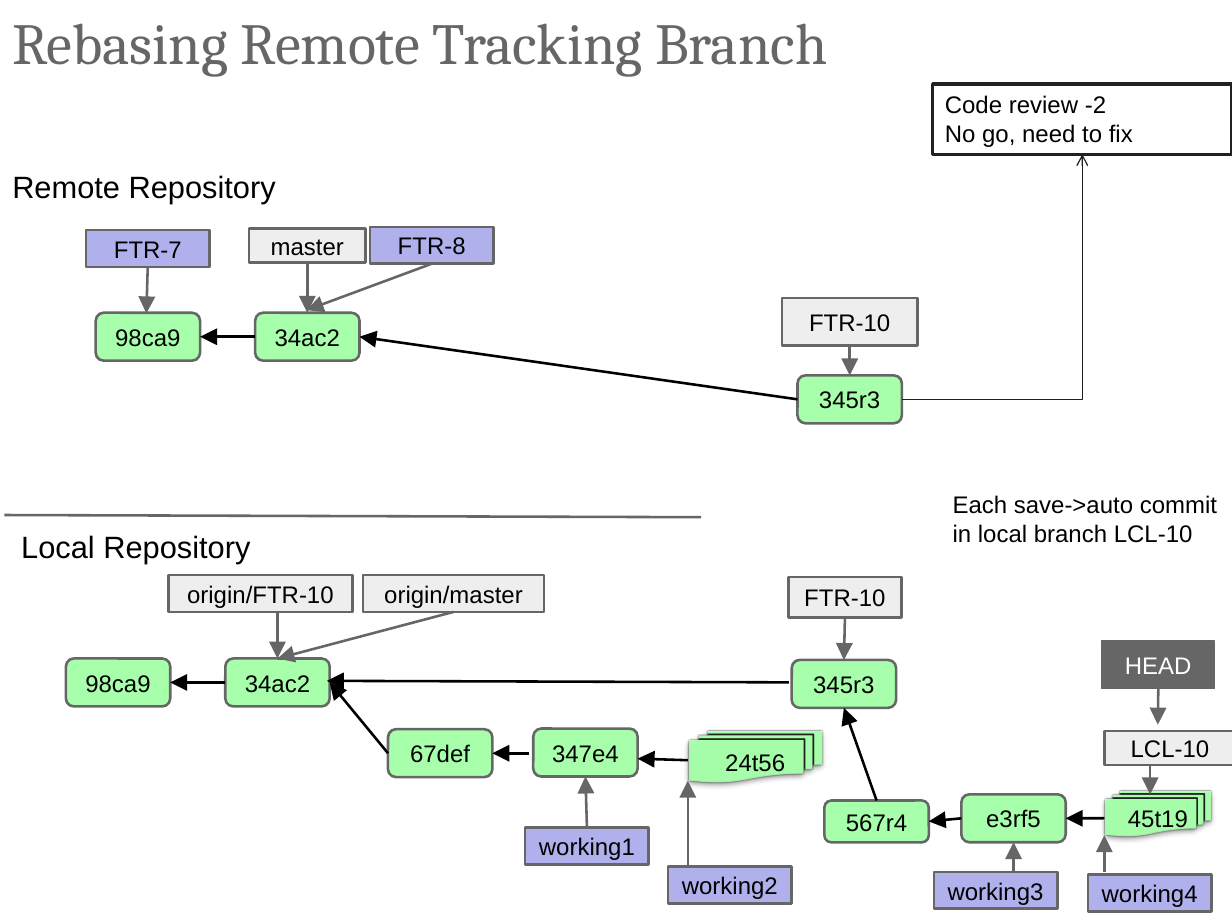
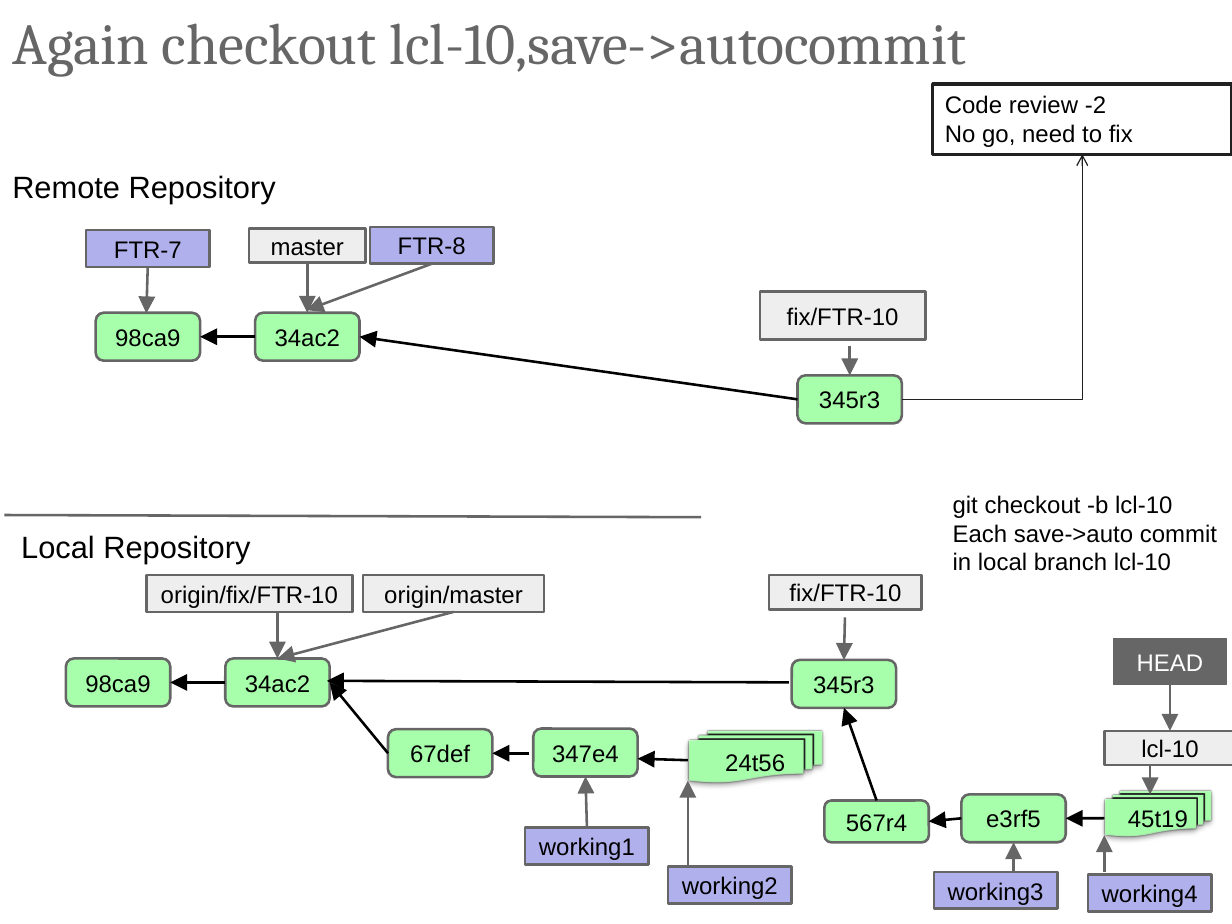
Before and after one commit to ilyaro/mysite, a slide deck: slide 15 of WorkStuff/Courses/Git/Git_Gitlab_Best_Practices/Git_Gitlab_BestPractices.pptx (slide 14 before the commit). Drawn at 1232x924 pixels with LibreOffice and Linux fonts; fonts in the diff are those of the drawing. Boxes give left, top, right and bottom in pixels: in the first picture for what was removed or moved away, otherwise in the second. Text is boxed around its words. In the diff, an @@ line names an element or a change of style, - is before the commit and + after.

```diff
--- a/WorkStuff/Courses/Git/Git_Gitlab_Best_Practices/Git_Gitlab_BestPractices.pptx
+++ b/WorkStuff/Courses/Git/Git_Gitlab_Best_Practices/Git_Gitlab_BestPractices.pptx
@@ title at (12,23,966,77): text changed @@
-Rebasing Remote Tracking Branch
+Again checkout lcl-10,save->autocommit
@@ rectangle "fix/FTR-10": place and size @@
-rectangle "fix/FTR-10" at (782,298,918,346)
+rectangle "fix/FTR-10" at (760,292,925,340)
@@ text in rectangle at (787,307,899,326): text changed @@
-FTR-10
+fix/FTR-10
@@ text at (953,495,1217,571): text changed @@
-Each save->auto commit
-in local branch LCL-10
+git checkout -b lcl-10
+Each save->auto commit
+in local branch lcl-10
@@ rectangle "origin/fix/FTR-10": place and size @@
-rectangle "origin/fix/FTR-10" at (169,575,354,612)
+rectangle "origin/fix/FTR-10" at (147,575,352,612)
@@ text in rectangle at (161,585,338,608): text changed @@
-origin/FTR-10
+origin/fix/FTR-10
@@ rectangle "fix/FTR-10": place and size @@
-rectangle "fix/FTR-10" at (788,577,902,617)
+rectangle "fix/FTR-10" at (769,575,922,610)
@@ text in rectangle at (789,583,901,602): text changed @@
-FTR-10
+fix/FTR-10
@@ rectangle "HEAD": place and size @@
-rectangle "HEAD" at (1101,641,1215,689)
+rectangle "HEAD" at (1114,638,1227,684)
@@ arrow moved from (1158, 689) - (1158, 724) to (1170, 685) - (1170, 731) @@
@@ text in rectangle at (1141,739,1198,758): text changed @@
-LCL-10
+lcl-10
```
Also in this commit, not shown: 16 other slides changed, 1 slide added.
